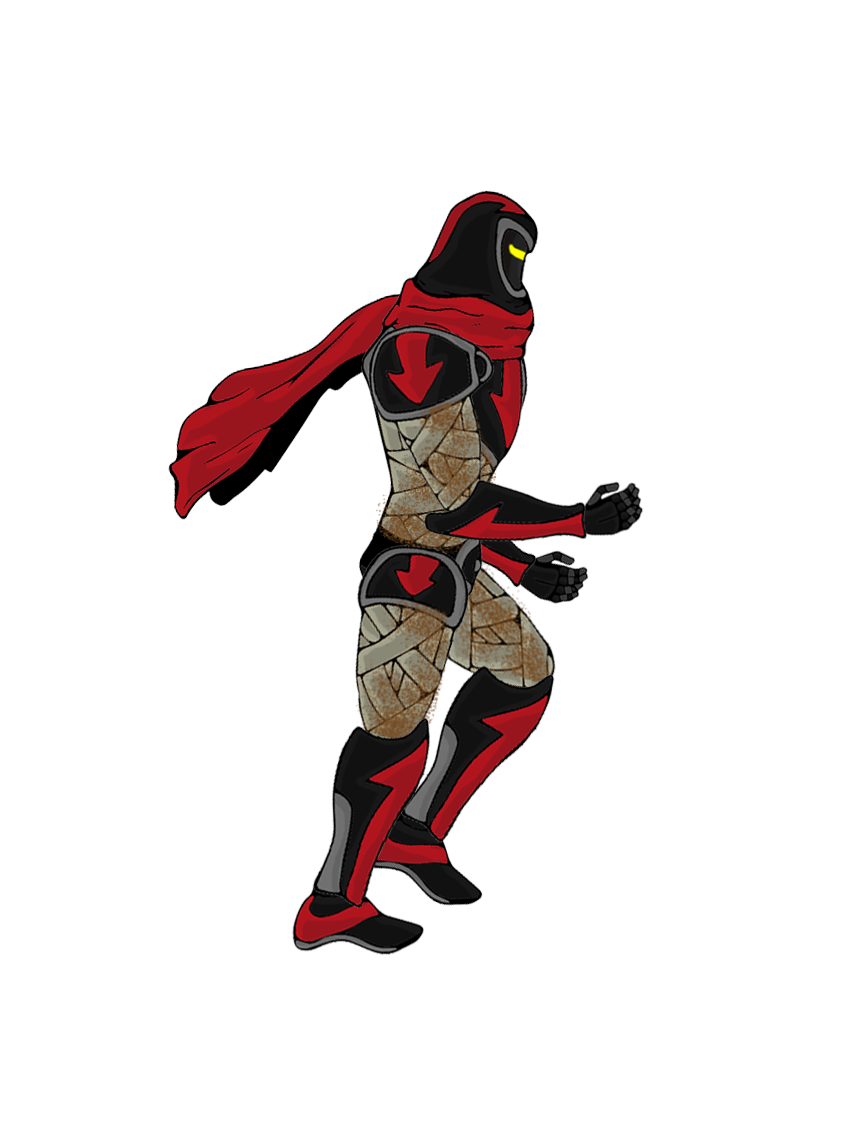
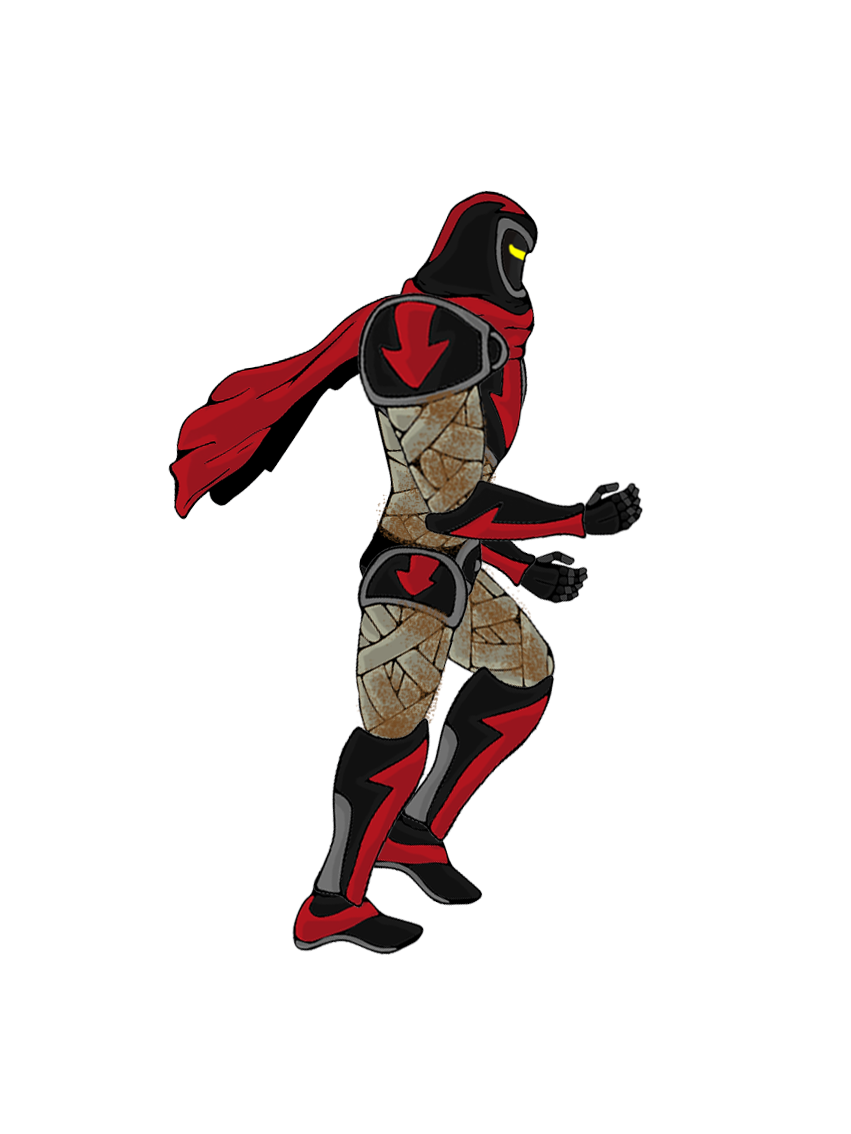
Revision of a layered 851px x 1134px image; what changed, layer by layer:
painted on "Bicep" over [left=357, top=291, right=511, bottom=513]
